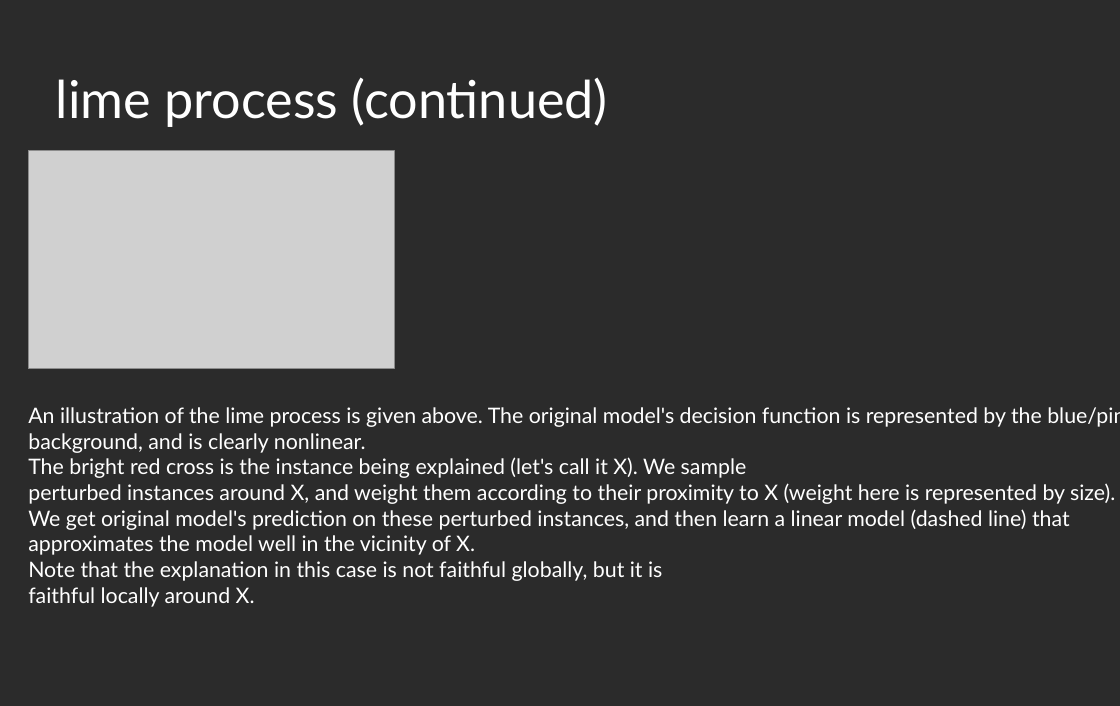
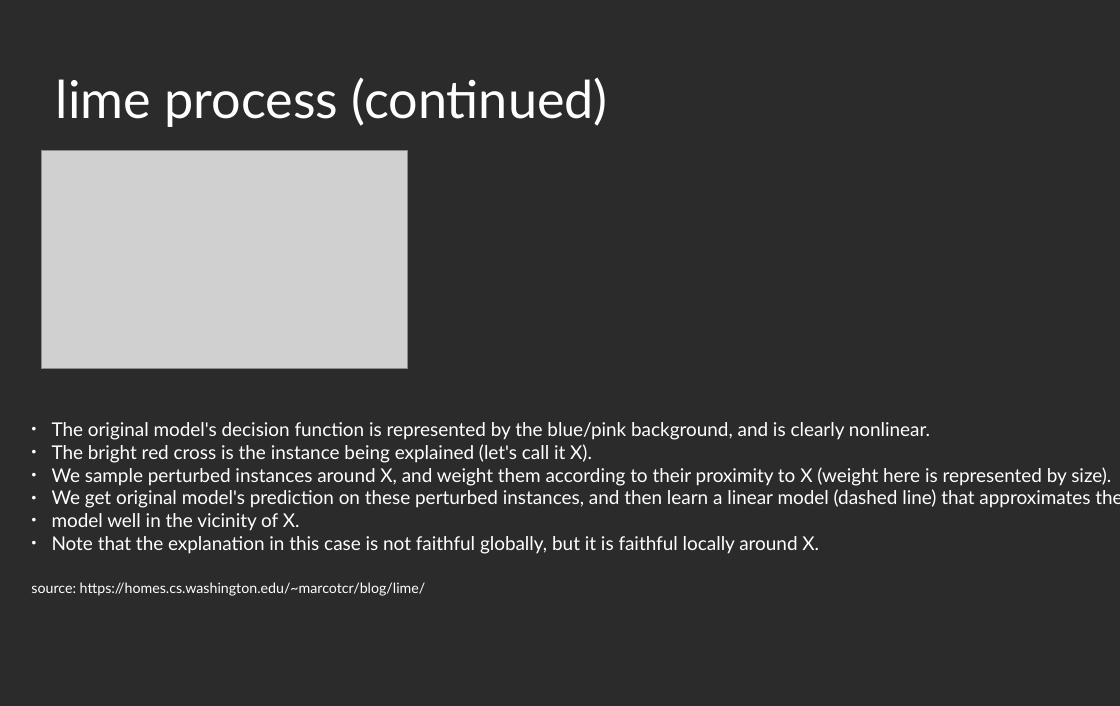
Before and after one commit to mattdube/stl-rug_lime, a slide deck: slide 8 of Slides/stl-rug_lime_01092019.odp. Drawn at 1120x706 pixels with LibreOffice and Linux fonts; fonts in the diff are those of the drawing; grey boxes stand for pictures; background and template pictures are left out; a plain dark background stands for a picture behind light text. Boxes give left, top, right and bottom in pixels: in the first picture for what was removed or moved away, otherwise in the second. Text is boxed around its words. In the diff, an @@ line names an element or a change of style, - is before the commit and + after.

Commit message:
small edits

```diff
--- a/Slides/stl-rug_lime_01092019.odp
+++ b/Slides/stl-rug_lime_01092019.odp
@@ picture: place and size @@
-picture at [28,151,394,369]
+picture at [42,151,408,369]
@@ text at [31,422,1120,596]: text changed; size 18 to 16 pt @@
-An illustration of the lime process is given above. The original model's decision function is represented by the blue/pink background, and is clearly nonlinear.
-The bright red cross is the instance being explained (let's call it X). We sample
-perturbed instances around X, and weight them according to their proximity to X (weight here is represented by size).
-We get original model's prediction on these perturbed instances, and then learn a linear model (dashed line) that approximates the model well in the vicinity of X.
-Note that the explanation in this case is not faithful globally, but it is
-faithful locally around X.
+● The original model's decision function is represented by the blue/pink background, and is clearly nonlinear.
+● The bright red cross is the instance being explained (let's call it X).
+● We sample perturbed instances around X, and weight them according to their proximity to X (weight here is represented by size).
+● We get original model's prediction on these perturbed instances, and then learn a linear model (dashed line) that approximates the
+● model well in the vicinity of X.
+● Note that the explanation in this case is not faithful globally, but it is faithful locally around X.
+source: https://homes.cs.washington.edu/~marcotcr/blog/lime/
```
Also in this commit, not shown: 1 other slide changed.
